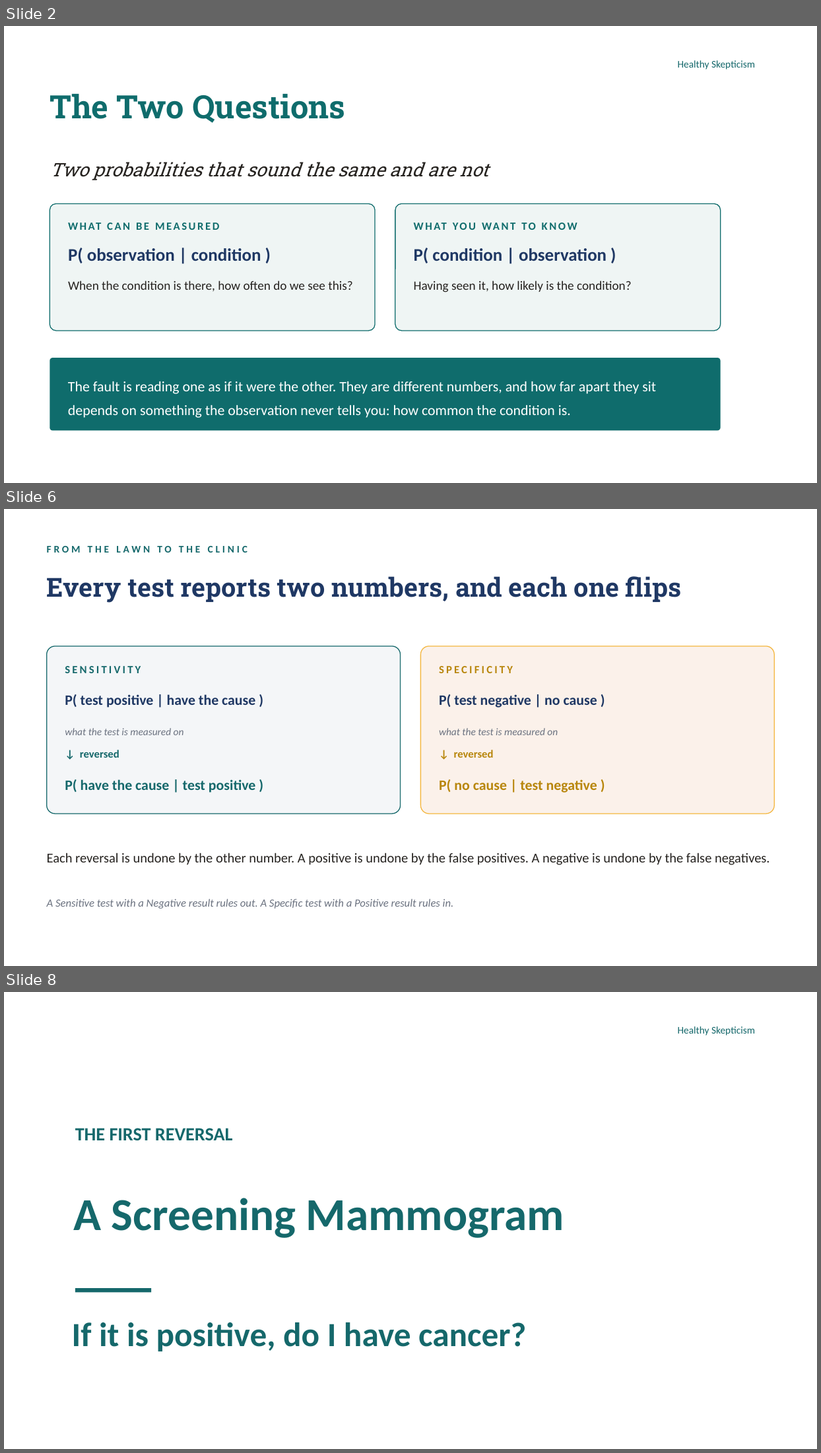
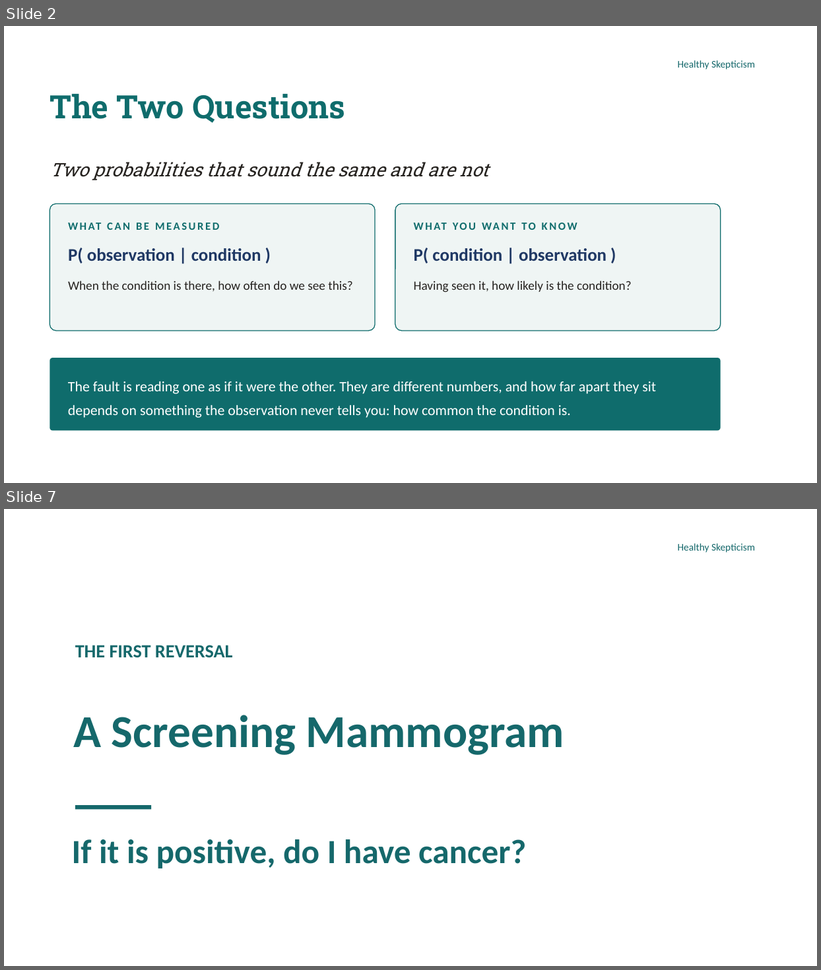
Before and after one commit to murraygmail/healthy-skepticism, a slide deck: materials/Day2.pptx. Shown one above the other, each under a label of ours: slides 2, 6 and 8 before the commit, slides 2 and 7 after it; the slides between them are not shown. The pictures are 821x1453 and 821x970 pixels, drawn with LibreOffice and Linux fonts; fonts in the diff are those of the drawing; background and template pictures are left out. Boxes give left, top, right and bottom in pixels: in the first picture for what was removed or moved away, otherwise in the second. Text is boxed around its words. In the diff, an @@ line names an element or a change of style, - is before the commit and + after.

```diff
--- a/materials/Day2.pptx
+++ b/materials/Day2.pptx
@@ slide 6 removed at (4, 509, 817, 966), background #FFFFFF @@
@@ text removed at (47, 546, 248, 553) @@
-FROM THE LAWN TO THE CLINIC
@@ text removed at (47, 576, 681, 603) @@
-Every test reports two numbers, and each one flips
@@ rounded rectangle removed at (47, 646, 401, 814) @@
@@ rounded rectangle removed at (420, 646, 774, 814) @@
@@ text removed at (65, 666, 141, 673) @@
-SENSITIVITY
@@ text removed at (439, 666, 513, 673) @@
-SPECIFICITY
@@ text removed at (65, 694, 255, 708) @@
-P( test positive | have the cause )
@@ text removed at (439, 694, 597, 708) @@
-P( test negative | no cause )
@@ text removed at (65, 728, 184, 735) @@
-what the test is measured on
@@ text removed at (439, 728, 558, 735) @@
-what the test is measured on
@@ text removed at (80, 750, 120, 758) @@
-↓ reversed
@@ text removed at (454, 750, 494, 758) @@
-↓ reversed
@@ text removed at (65, 780, 255, 793) @@
-P( have the cause | test positive )
@@ text removed at (439, 780, 597, 793) @@
-P( no cause | test negative )
@@ text removed at (47, 853, 770, 865) @@
-Each reversal is undone by the other number. A positive is undone by the false positives. A negative is undone by the false negatives.
@@ text removed at (47, 899, 454, 909) @@
-A Sensitive test with a Negative result rules out. A Specific test with a Positive result rules in.
@@ what was slide 8 is now slide 7 @@
```
Also in this commit, not shown: 2 slides changed, 2 slides added, 2 other slides removed, 5 other files.
